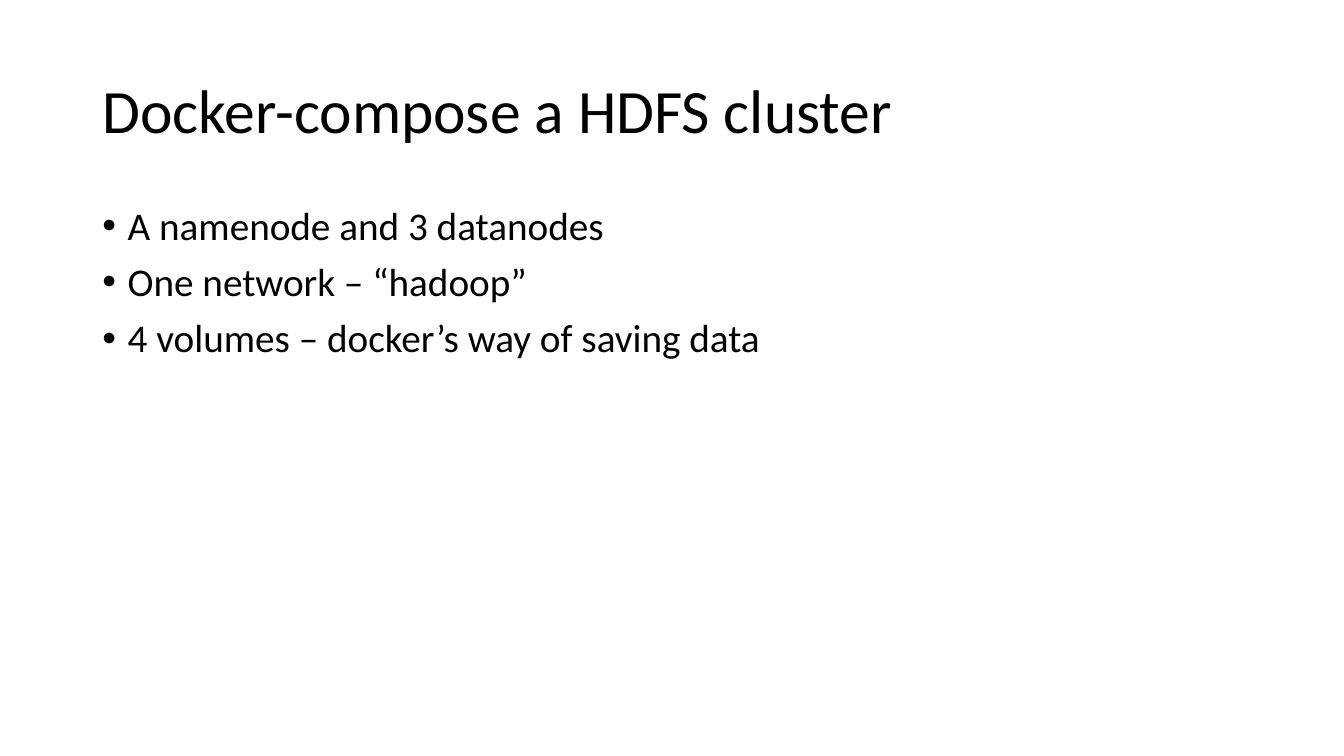
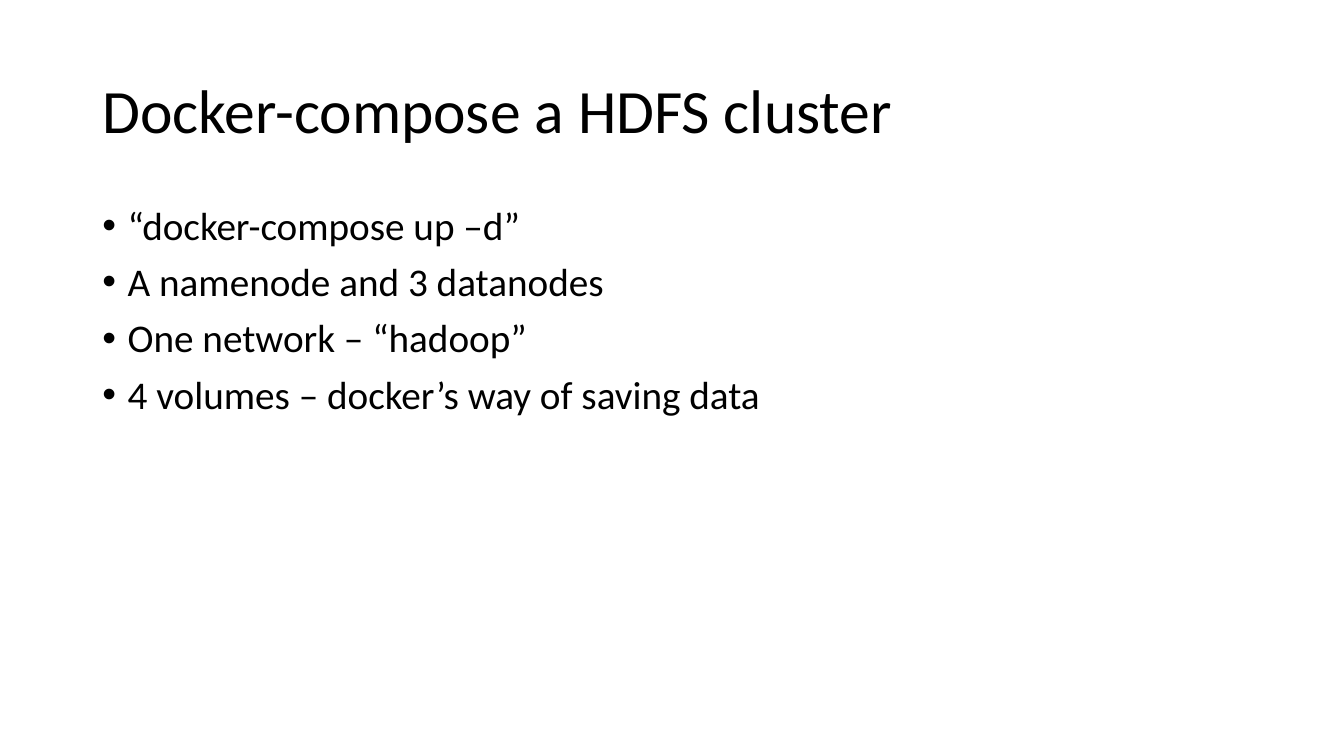
Before and after one commit to jakobhviid/BDDST21, a slide deck: slide 3 of Lecture2/Lecture2Ex.pptx (slide 2 before the commit). Drawn at 1344x756 pixels with LibreOffice and Linux fonts; fonts in the diff are those of the drawing. Boxes give left, top, right and bottom in pixels: in the first picture for what was removed or moved away, otherwise in the second. Text is boxed around its words. In the diff, an @@ line names an element or a change of style, - is before the commit and + after.

Commit message:
Update presentation

```diff
--- a/Lecture2/Lecture2Ex.pptx
+++ b/Lecture2/Lecture2Ex.pptx
@@ text at [128, 212, 519, 247]: paragraph added @@
+• “docker-compose up –d”
```
Also in this commit, not shown: 1 slide added, 1 other file.
